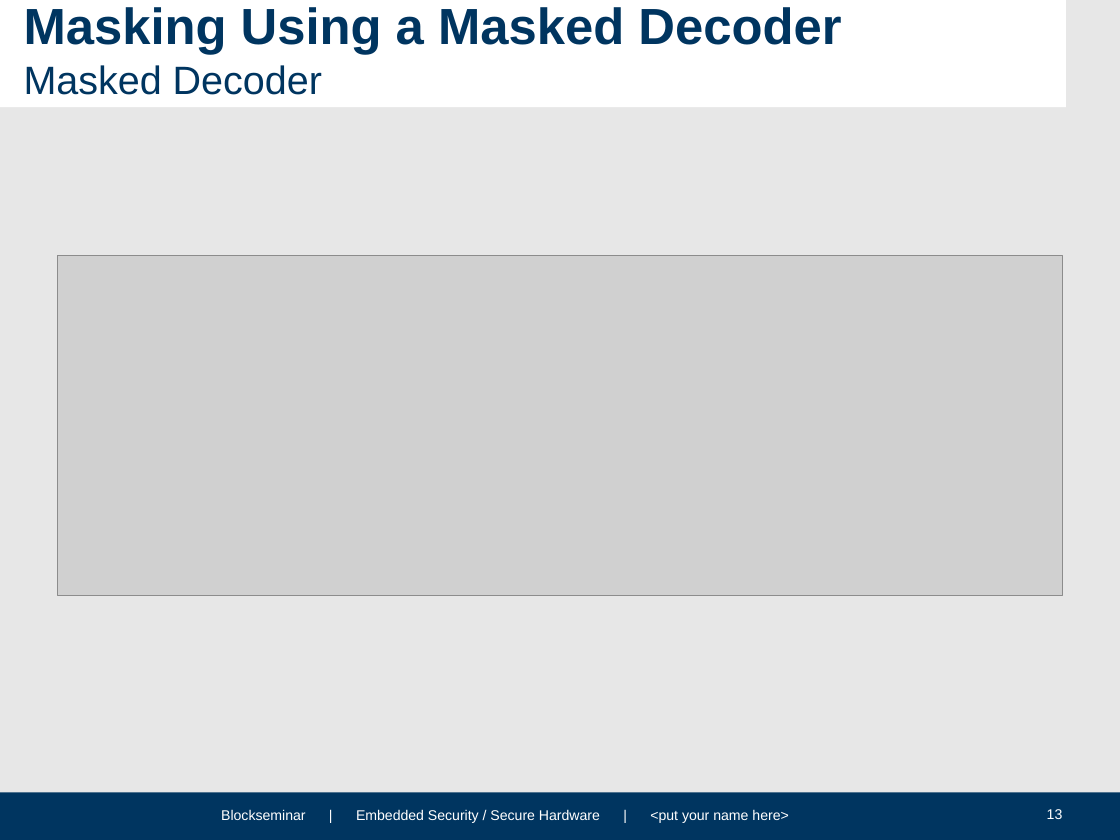
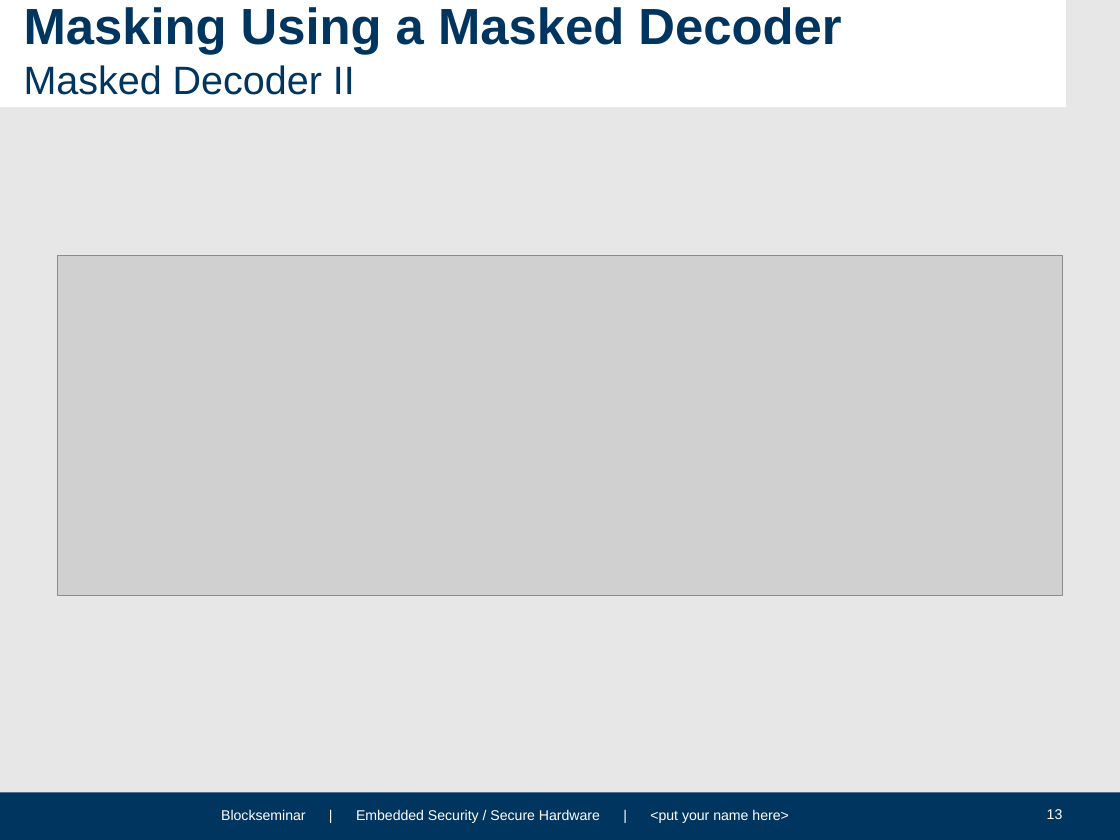
Before and after one commit to HFelixA/emsecseminar, a slide deck: slide 13 of presentation/EMSEC_Blockseminar_Template_Corporate_WS1314.pptx. Drawn at 1120x840 pixels with LibreOffice and Linux fonts; fonts in the diff are those of the drawing; grey boxes stand for pictures; background and template pictures are left out. Boxes give left, top, right and bottom in pixels: in the first picture for what was removed or moved away, otherwise in the second. Text is boxed around its words. In the diff, an @@ line names an element or a change of style, - is before the commit and + after.

```diff
--- a/presentation/EMSEC_Blockseminar_Template_Corporate_WS1314.pptx
+++ b/presentation/EMSEC_Blockseminar_Template_Corporate_WS1314.pptx
@@ title at [24,7,841,95]: text changed @@
-Masking Using a Masked Decoder
-Masked Decoder
+Masking Using a Masked Decoder
+Masked Decoder II
```
Also in this commit, not shown: 2 other slides changed, 7 slides added.
